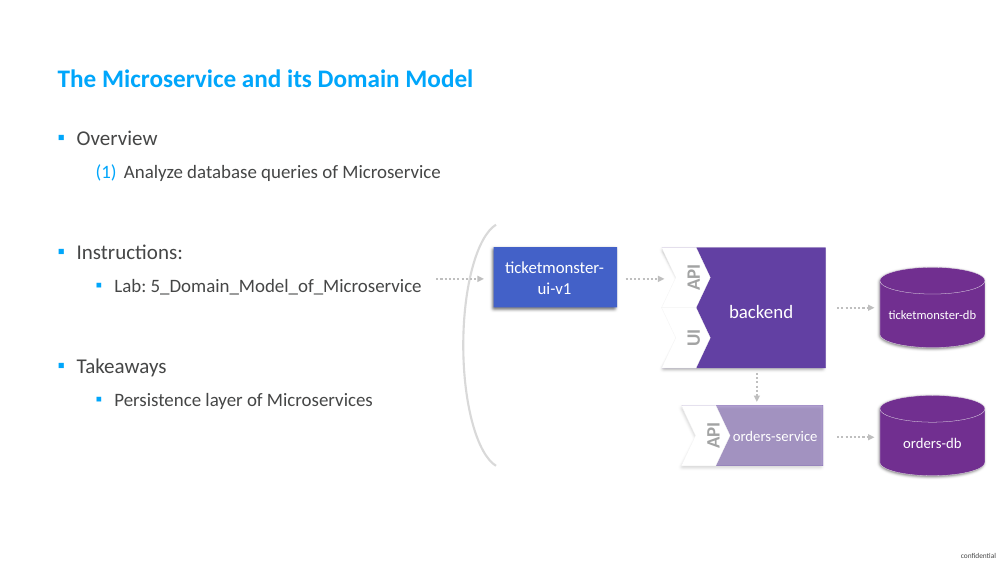
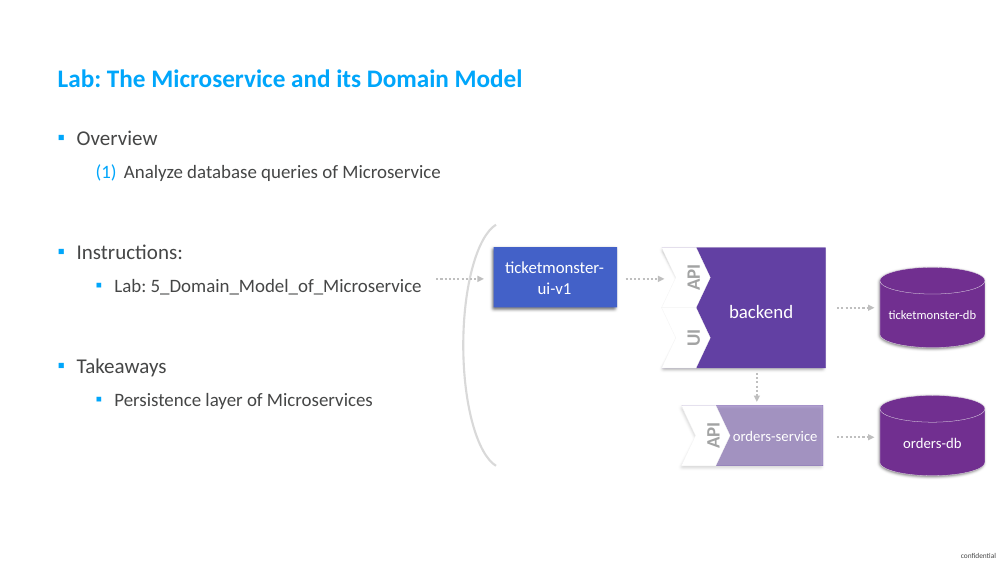
Before and after one commit to thiagobien/ACL, a slide deck: slide 18 of workshop/03_Monolith_to_Microservices/ACMWorkshop_Monolith_to_Microservices.pptx. Drawn at 1008x567 pixels with LibreOffice and Linux fonts; fonts in the diff are those of the drawing. Boxes give left, top, right and bottom in pixels: in the first picture for what was removed or moved away, otherwise in the second. Text is boxed around its words. In the diff, an @@ line names an element or a change of style, - is before the commit and + after.

```diff
--- a/workshop/03_Monolith_to_Microservices/ACMWorkshop_Monolith_to_Microservices.pptx
+++ b/workshop/03_Monolith_to_Microservices/ACMWorkshop_Monolith_to_Microservices.pptx
@@ title at <box>58,69,523,88</box>: text changed @@
-The Microservice and its Domain Model
+Lab: The Microservice and its Domain Model
```
Also in this commit, not shown: 11 other slides changed, 2 slides added, 2 slides removed, 13 other files.
